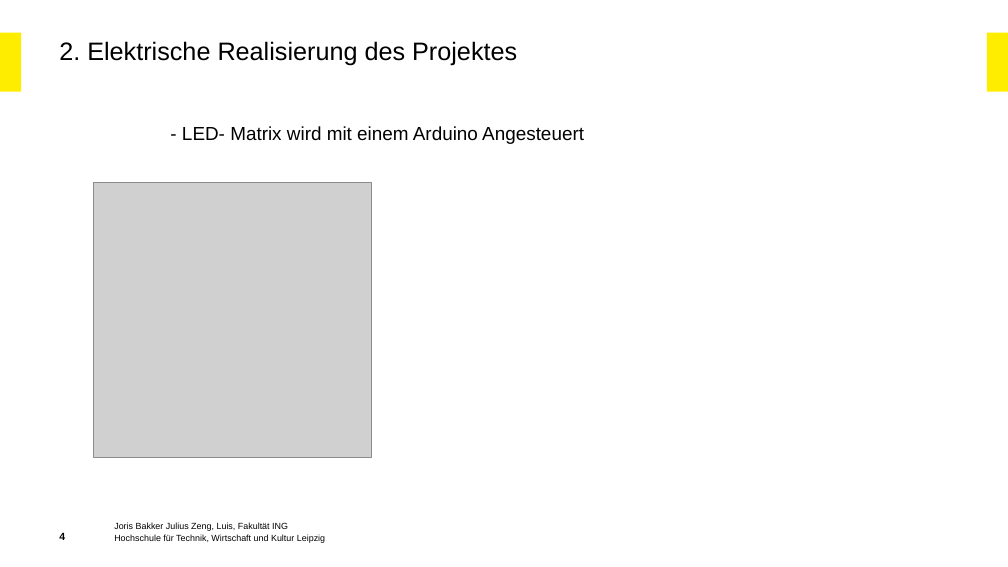
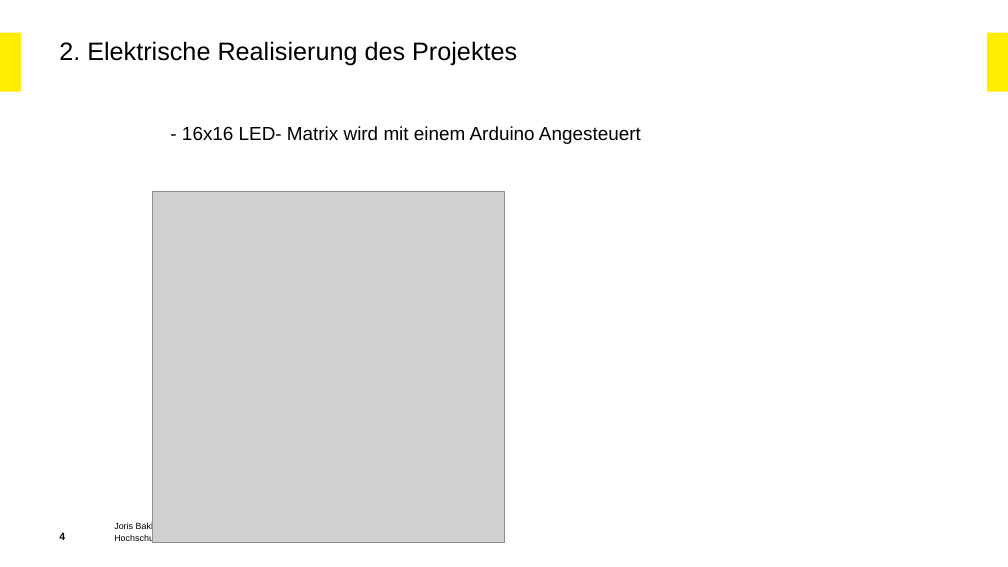
Before and after one commit to joris-bakker/EIB-PVS, a slide deck: slide 4 of Dokumentation/Vorstellungspräsentation.pptx. Drawn at 1008x567 pixels with LibreOffice and Linux fonts; fonts in the diff are those of the drawing; grey boxes stand for pictures; background and template pictures are left out. Boxes give left, top, right and bottom in pixels: in the first picture for what was removed or moved away, otherwise in the second. Text is boxed around its words. In the diff, an @@ line names an element or a change of style, - is before the commit and + after.

Commit message:
Update vorstellung

```diff
--- a/Dokumentation/Vorstellungspräsentation.pptx
+++ b/Dokumentation/Vorstellungspräsentation.pptx
@@ text at bbox=[182, 126, 641, 144]: text changed @@
-  - LED- Matrix wird mit einem Arduino Angesteuert
+  - 16x16 LED- Matrix wird mit einem Arduino Angesteuert
@@ picture removed at bbox=[94, 182, 371, 457] @@
@@ picture added at bbox=[153, 191, 504, 543] @@
```
